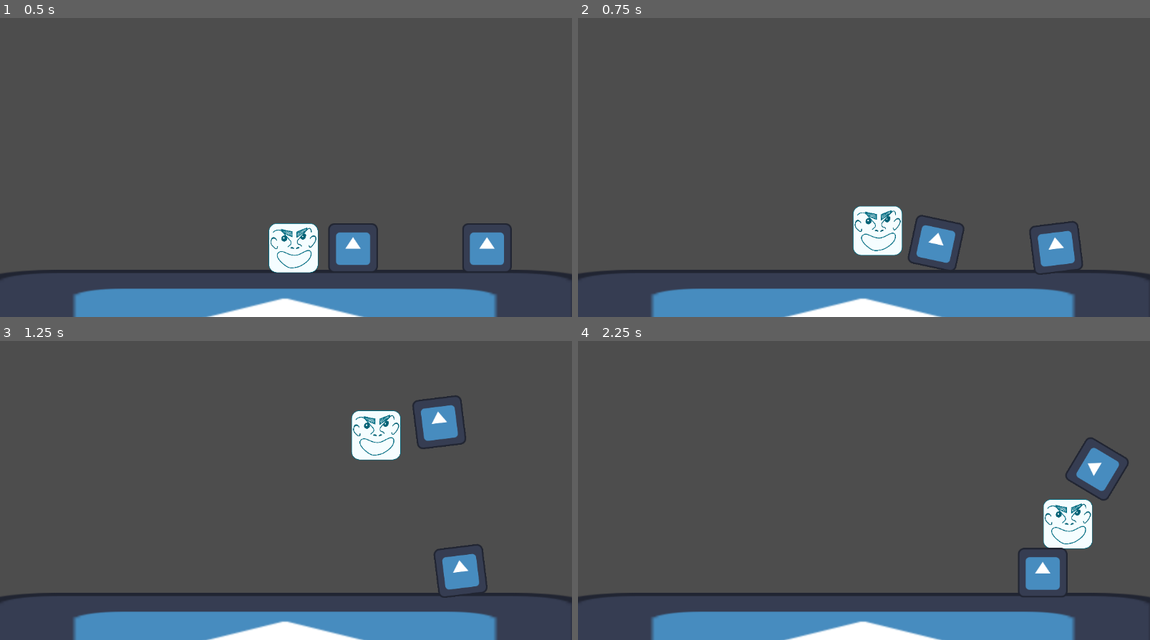
Above: before the commit, frames 1-4 (two rows, left to right).
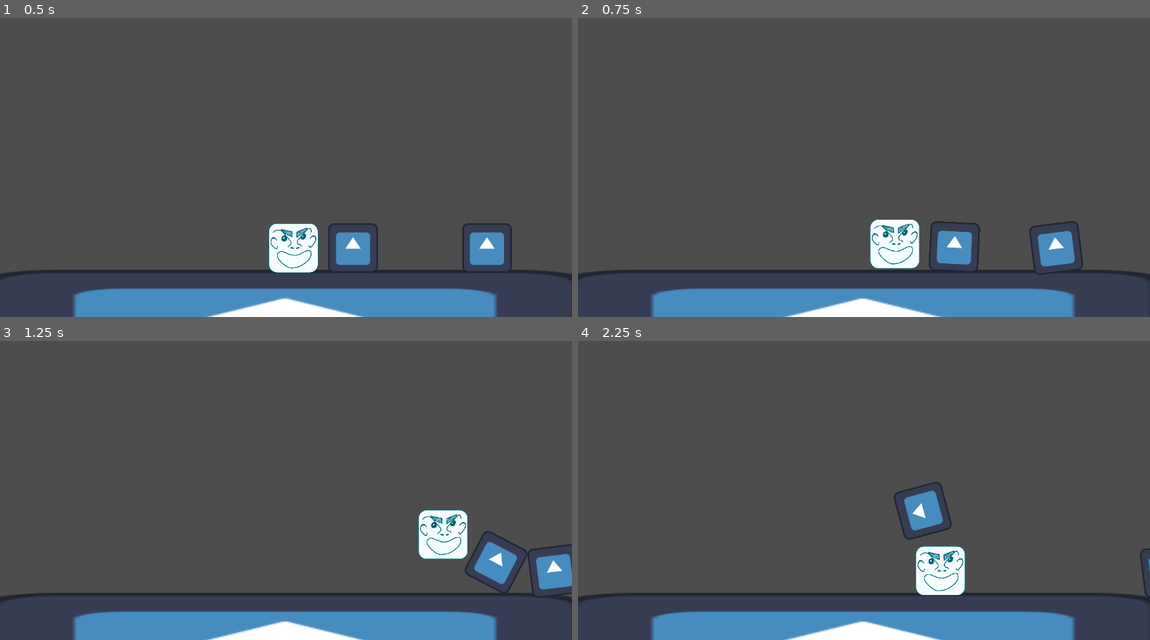
Above: after the commit, the same moments.

Repository: jkkivenko/james-gam-249
Game: Godot game, scene res://Scenes/game.tscn
The game is run twice, just before and just after one commit, with the same random seed, the same clock (stepped at 60 frames per second) and the same inputs. The engine's default icon, where the game draws it, is replaced by a stand-in: a white triangle on a blue panel in a dark square.
Inputs:
- Up to frame 1 (0.5 s): no input
- Up to frame 2 (0.75 s): hold D (Move Right) from 0.53 s (still down); hold Right (Swing Clockwise) from 0.53 s (still down)
- Up to frame 3 (1.25 s): keep holding D (Move Right); keep holding Right (Swing Clockwise)
- Up to frame 4 (2.25 s): release D (Move Right) at 1.28 s; release Right (Swing Clockwise) at 1.28 s; hold A (Move Left) 1.28-2.03 s; tap Left (Swing Counterclockwise) at 1.35 s; hold D (Move Right) from 2.03 s (still down); hold Right (Swing Clockwise) from 2.03 s (still down)

Frame 1 is identical in both runs. In frame 2, 2.7% of the frame differs, in the area x 48-71%, y 62-85%; in frame 3, 6.0%, in the area x 61-100%, y 18-86%; in frame 4, 5.5%.

Commit message:
Fix brokey numbys

Diff:
--- a/Scenes/hammer.tscn
+++ b/Scenes/hammer.tscn
@@ -13,6 +13,7 @@
 mass = 0.1
 physics_material_override = SubResource("PhysicsMaterial_itlcx")
 script = ExtResource("1_010gp")
+max_rotation_speed = 1.5
 
 [node name="Hilt" type="CollisionShape2D" parent="."]
 position = Vector2(120, 0)
--- a/Scenes/player.tscn
+++ b/Scenes/player.tscn
@@ -13,7 +13,7 @@
 physics_material_override = SubResource("PhysicsMaterial_e2o6t")
 lock_rotation = true
 script = ExtResource("1_cvnsp")
-movement_force_magnitude = 600.0
+movement_force_magnitude = 3000.0
 max_movement_speed = 500.0
 
 [node name="CollisionShape2D" type="CollisionShape2D" parent="."]
@@ -28,4 +28,3 @@
 node_b = NodePath("../Hammer")
 
 [node name="Hammer" parent="." instance=ExtResource("3_6t5aa")]
-shwing_force = 500000.0
